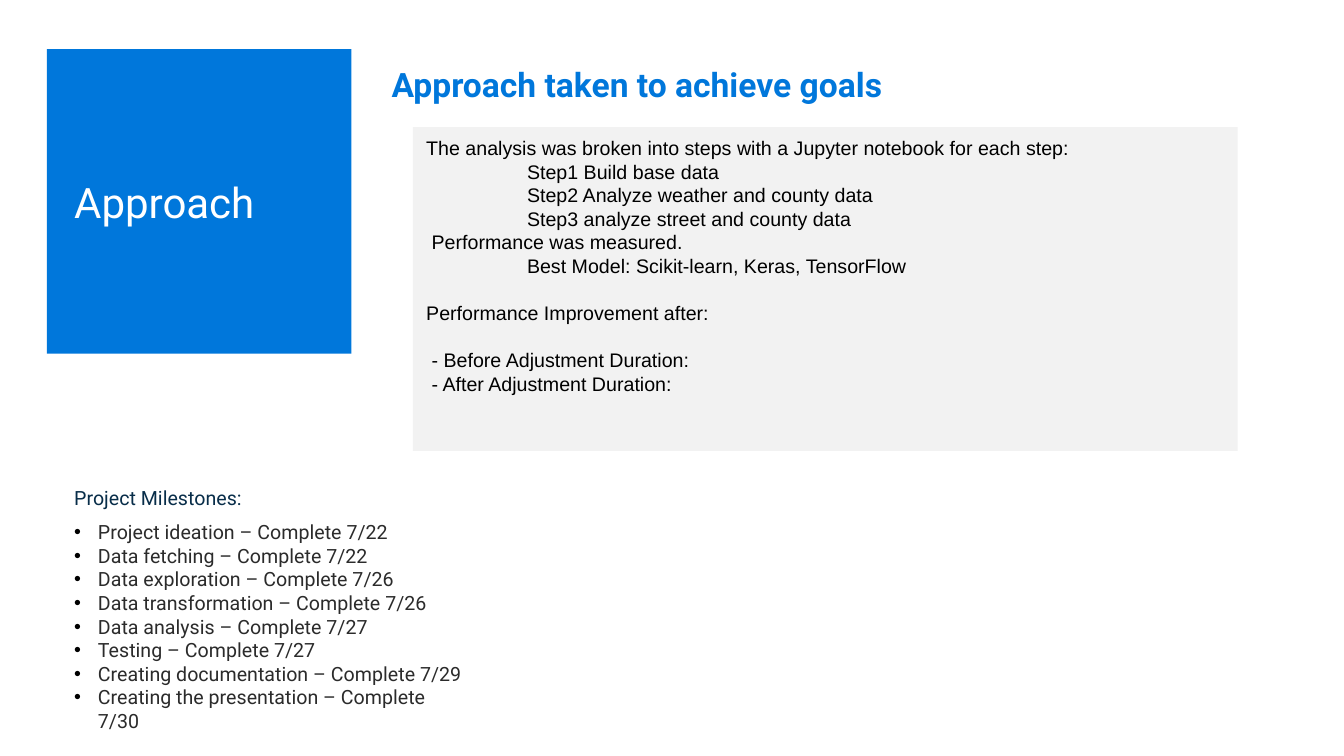
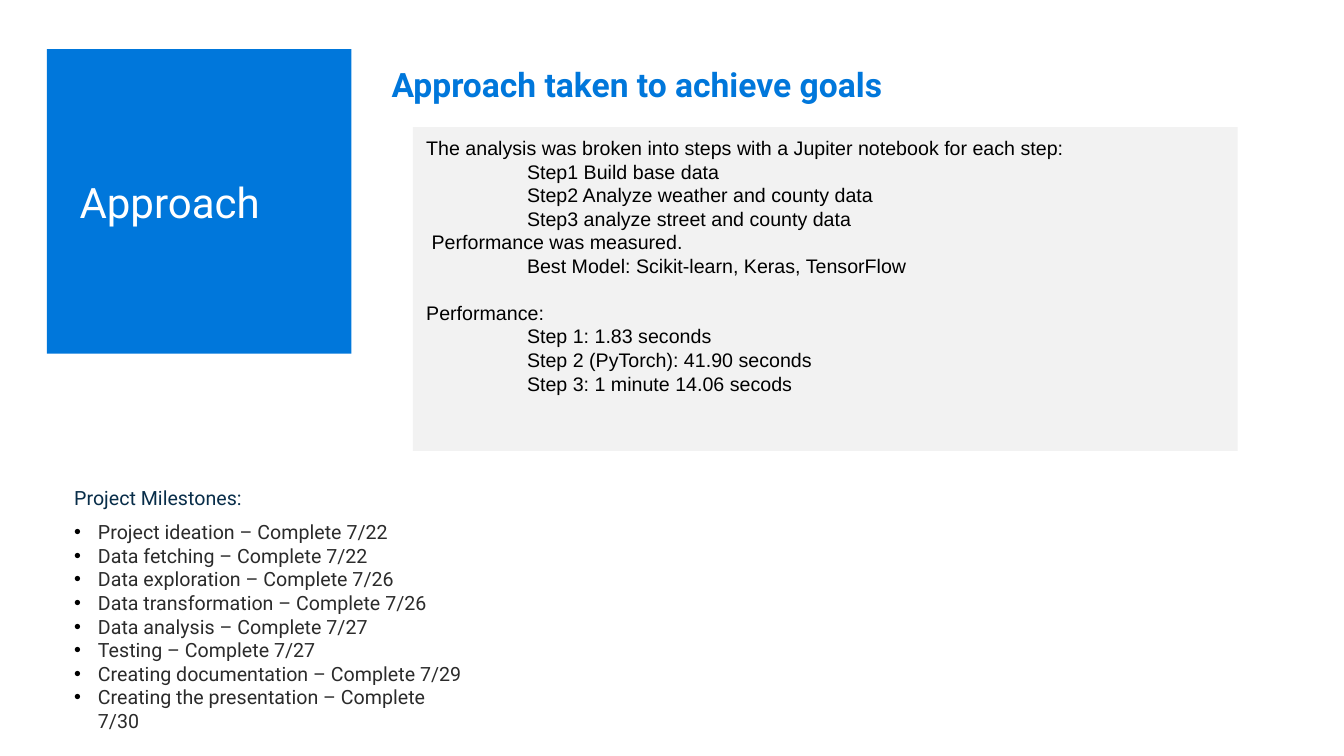
Before and after one commit to tbrown14611/Project_3_Final, a slide deck: slide 5 of Team_6_AI_Bootcamp_Project_3_Final.pptx. Drawn at 1344x756 pixels with LibreOffice and Linux fonts; fonts in the diff are those of the drawing. Boxes give left, top, right and bottom in pixels: in the first picture for what was removed or moved away, otherwise in the second. Text is boxed around its words. In the diff, an @@ line names an element or a change of style, - is before the commit and + after.

```diff
--- a/Team_6_AI_Bootcamp_Project_3_Final.pptx
+++ b/Team_6_AI_Bootcamp_Project_3_Final.pptx
@@ text in rectangle at (426, 140, 1064, 159): text changed @@
-The analysis was broken into steps with a Jupyter notebook for each step:
+The analysis was broken into steps with a Jupiter notebook for each step:
@@ text "Approach": place and size @@
-text "Approach" at (74, 186, 254, 227)
+text "Approach" at (80, 186, 260, 227)
@@ text in rectangle at (426, 306, 812, 395): text changed @@
-Performance Improvement after:
-- Before Adjustment Duration:
-- After Adjustment Duration:
+Performance:
+Step 1: 1.83 seconds
+Step 2 (PyTorch): 41.90 seconds
+Step 3: 1 minute 14.06 secods
```
Also in this commit, not shown: 3 other slides changed, 3 slides added, 4 slides removed, 3 other files.
